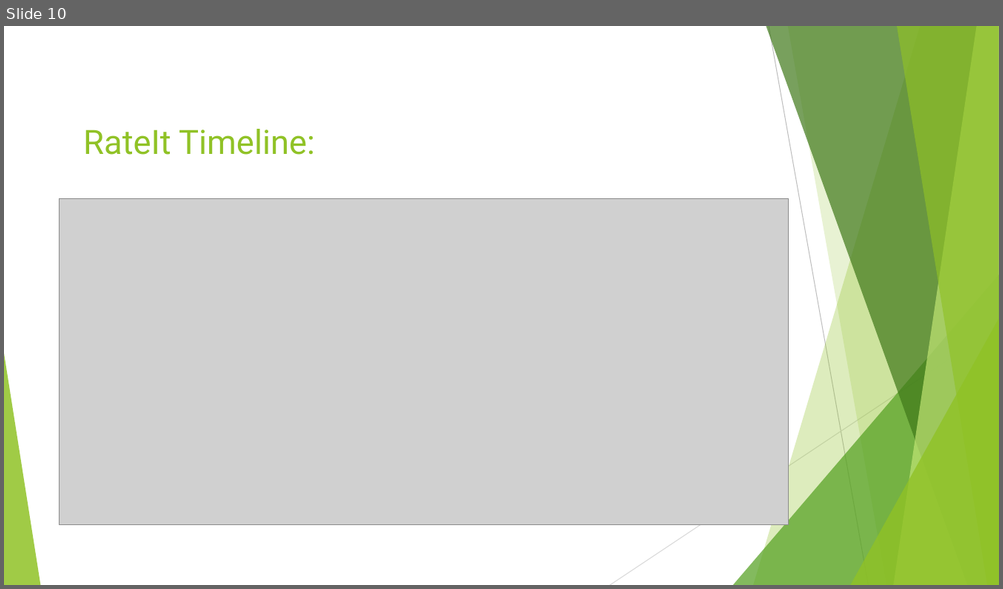
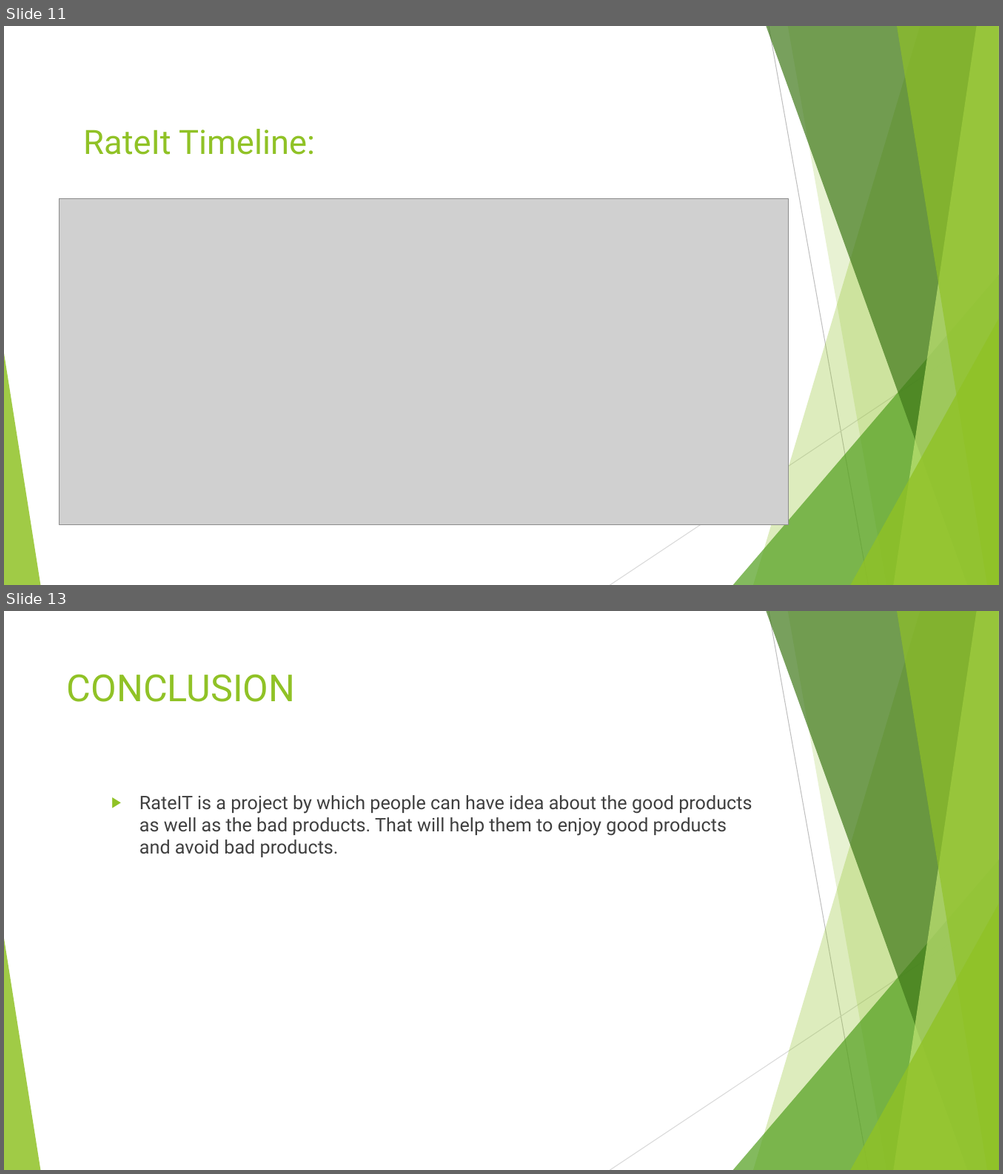
Before and after one commit to Naresh-Barua/Software-Engeneering-Project-, a slide deck: RateIt.pptx. Shown one above the other, each under a label of ours: slide 10 before the commit, slides 11 and 13 after it; the slides between them are not shown. The pictures are 1003x589 and 1003x1174 pixels, drawn with LibreOffice and Linux fonts; fonts in the diff are those of the drawing; grey boxes stand for pictures. Boxes give left, top, right and bottom in pixels: in the first picture for what was removed or moved away, otherwise in the second. Text is boxed around its words. In the diff, an @@ line names an element or a change of style, - is before the commit and + after.

Commit message:
RateIt Project

```diff
--- a/RateIt.pptx
+++ b/RateIt.pptx
@@ slide 13 added at [4, 611, 999, 1170], background #FFFFFF; not listed: 10 template elements that a slide beside it also shows @@
@@ title added at [67, 674, 296, 702], 36 pt, text #90C226 @@
+CONCLUSION
@@ text added at [139, 795, 751, 857], 18 pt, text #404040 @@
+▶ RateIT is a project by which people can have idea about the good products as well as the bad products. That will help them to enjoy good products and avoid bad products.
@@ what was slide 10 is now slide 11 @@
```
Also in this commit, not shown: 6 slides changed, 1 other slide added.
